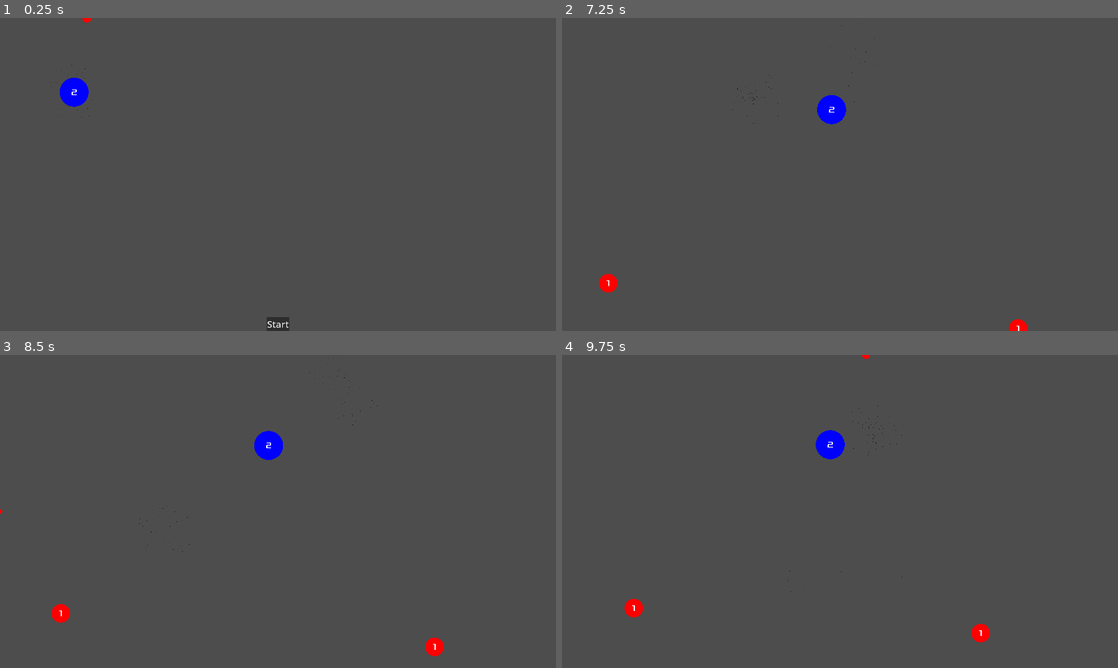
Above: before the commit, frames 1-4 (two rows, left to right).
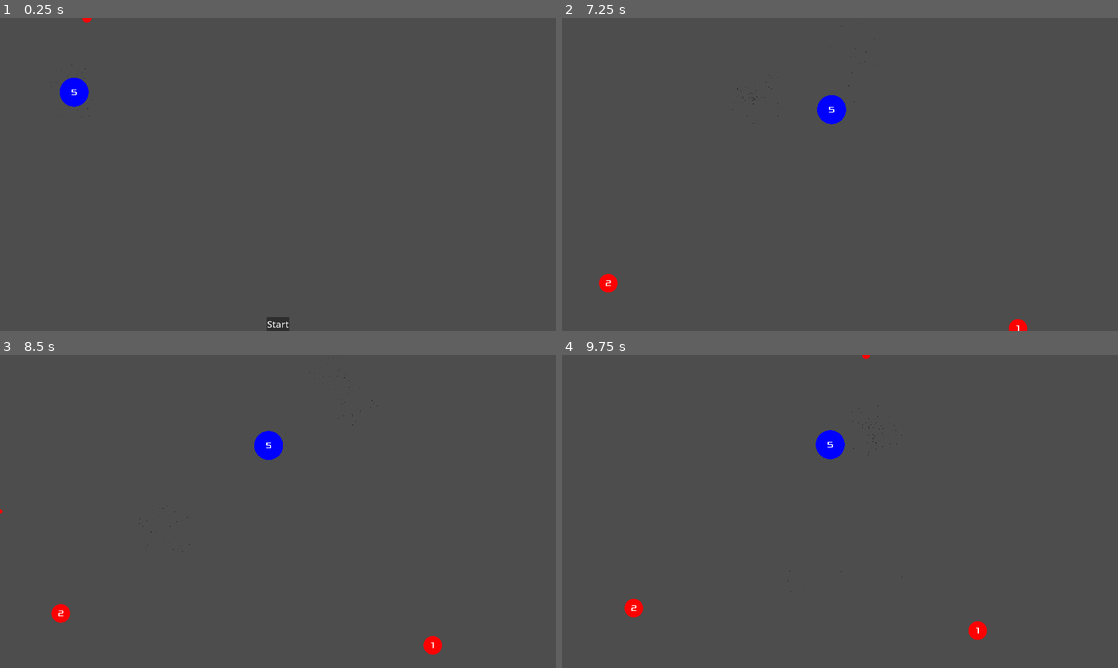
Above: after the commit, the same moments.

Repository: nuts4nuts4nuts/flappyversary
Game: Godot game, scene res://scenes/main.tscn
Two runs of this game, one before a commit and one after it. Both use one fixed random seed, a clock stepped at 60 frames per second and the inputs below.
Inputs (mouse positions are in pixels of both pictures, inside the frame that each line leads up to):
- Up to frame 1 (0.25 s): no input
- Up to frame 2 (7.25 s): click "Start" at 0.5 s; tap Enter at 1.25, 3.5, 6.5 s; move the mouse to (962, 158) at 1.27 s; press the mouse at (962, 158) at 1.28 s; hold Up 1.28-2.03 s; move the mouse to (728, 190) at 2.02 s; release the mouse at (728, 190) at 2.03 s; hold Down 2.03-2.78 s; click (728, 190) at 2.1 s; tap Space at 2.75, 5 s; move the mouse to (895, 105) at 2.77 s; press the mouse at (895, 105) at 2.78 s; hold Up 2.78-4.28 s; move the mouse to (812, 237) at 3.52 s; release the mouse at (812, 237) at 3.53 s; click (812, 237) at 3.6 s; move the mouse to (1006, 221) at 4.27 s; press the mouse at (1006, 221) at 4.28 s; hold Down 4.28-6.53 s; move the mouse to (673, 127) at 5.02 s; release the mouse at (673, 127) at 5.03 s; click (673, 127) at 5.1 s; move the mouse to (867, 174) at 5.77 s; press the mouse at (867, 174) at 5.78 s; move the mouse to (756, 96) at 6.52 s; release the mouse at (756, 96) at 6.53 s; hold Up from 6.53 s (still down); click (756, 96) at 6.6 s
- Up to frame 3 (8.5 s): keep holding Up; move the mouse to (400, 495) at 7.27 s; press the mouse at (400, 495) at 7.28 s; move the mouse to (166, 527) at 8.02 s; release the mouse at (166, 527) at 8.03 s; click (166, 527) at 8.1 s
- Up to frame 4 (9.75 s): move the mouse to (895, 442) at 8.77 s; release Up at 8.78 s; press the mouse at (895, 442) at 8.78 s; hold Down from 8.78 s (still down); move the mouse to (812, 574) at 9.52 s; release the mouse at (812, 574) at 9.53 s; click (812, 574) at 9.6 s

The runs differ from the first frame. In frame 1, less than 0.1% of the frame differs, in the area x 12-14%, y 22-25%; in frame 2, less than 0.1%; in frame 3, 0.1%; in frame 4, 0.1%, in the area x 12-77%, y 27-92%.

Commit message:
Fix balls dying on merge with target

Diff:
--- a/scenes/main.tscn
+++ b/scenes/main.tscn
@@ -119,6 +119,21 @@
 "values": [Color(0.787542, 4.16331e-06, 5.77569e-07, 1), Color(1, 0.397702, 0.329255, 1), Color(0.849242, 0.1155, 0.0956199, 1)]
 }
 
+[sub_resource type="Animation" id="Animation_3d8i4"]
+resource_name = "flash_combine"
+tracks/0/type = "value"
+tracks/0/imported = false
+tracks/0/enabled = true
+tracks/0/path = NodePath(".:color")
+tracks/0/interp = 1
+tracks/0/loop_wrap = true
+tracks/0/keys = {
+"times": PackedFloat32Array(0, 0.5, 1),
+"transitions": PackedFloat32Array(1, 1, 1),
+"update": 0,
+"values": [Color(5.77569e-07, 0.505838, 0.140158, 1), Color(1.44392e-06, 0.731203, 0.219986, 1), Color(0, 0.505882, 0.141176, 1)]
+}
+
 [sub_resource type="Animation" id="Animation_bxykp"]
 resource_name = "scroll"
 length = 5.0
@@ -133,21 +148,6 @@
 "transitions": PackedFloat32Array(1, 1),
 "update": 0,
 "values": [Vector2(2, 4775), Vector2(2, -2188)]
-}
-
-[sub_resource type="Animation" id="Animation_3d8i4"]
-resource_name = "flash_combine"
-tracks/0/type = "value"
-tracks/0/imported = false
-tracks/0/enabled = true
-tracks/0/path = NodePath(".:color")
-tracks/0/interp = 1
-tracks/0/loop_wrap = true
-tracks/0/keys = {
-"times": PackedFloat32Array(0, 0.5, 1),
-"transitions": PackedFloat32Array(1, 1, 1),
-"update": 0,
-"values": [Color(5.77569e-07, 0.505838, 0.140158, 1), Color(1.44392e-06, 0.731203, 0.219986, 1), Color(0, 0.505882, 0.141176, 1)]
 }
 
 [sub_resource type="AnimationLibrary" id="AnimationLibrary_cs2cs"]
--- a/scripts/target-ball.gd
+++ b/scripts/target-ball.gd
@@ -8,7 +8,7 @@
 @export var color_normal: Color
 @export var color_cash: Color
 @export var death_time: float = 5
-@export var base_ball_value: int = 2
+@export var base_ball_value: int = 5
 @export var base_cashing_bonus: int = 1
 @export var start_pos: Vector2 = Vector2(0.5, 0.33)
 @export var minimum_mass = 2
@@ -47,6 +47,7 @@
 	var children = other.get_children()
 	for child in children:
 		print(child.name)
+		child.reparent(self)
 		merged_balls.append(child)
 	merged.emit()
 	target_progress += 1
